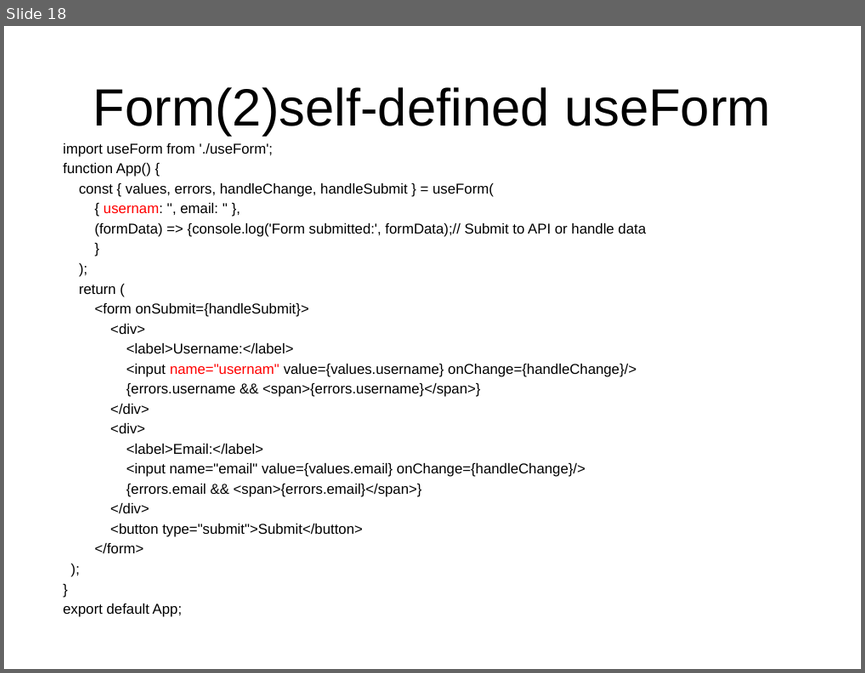
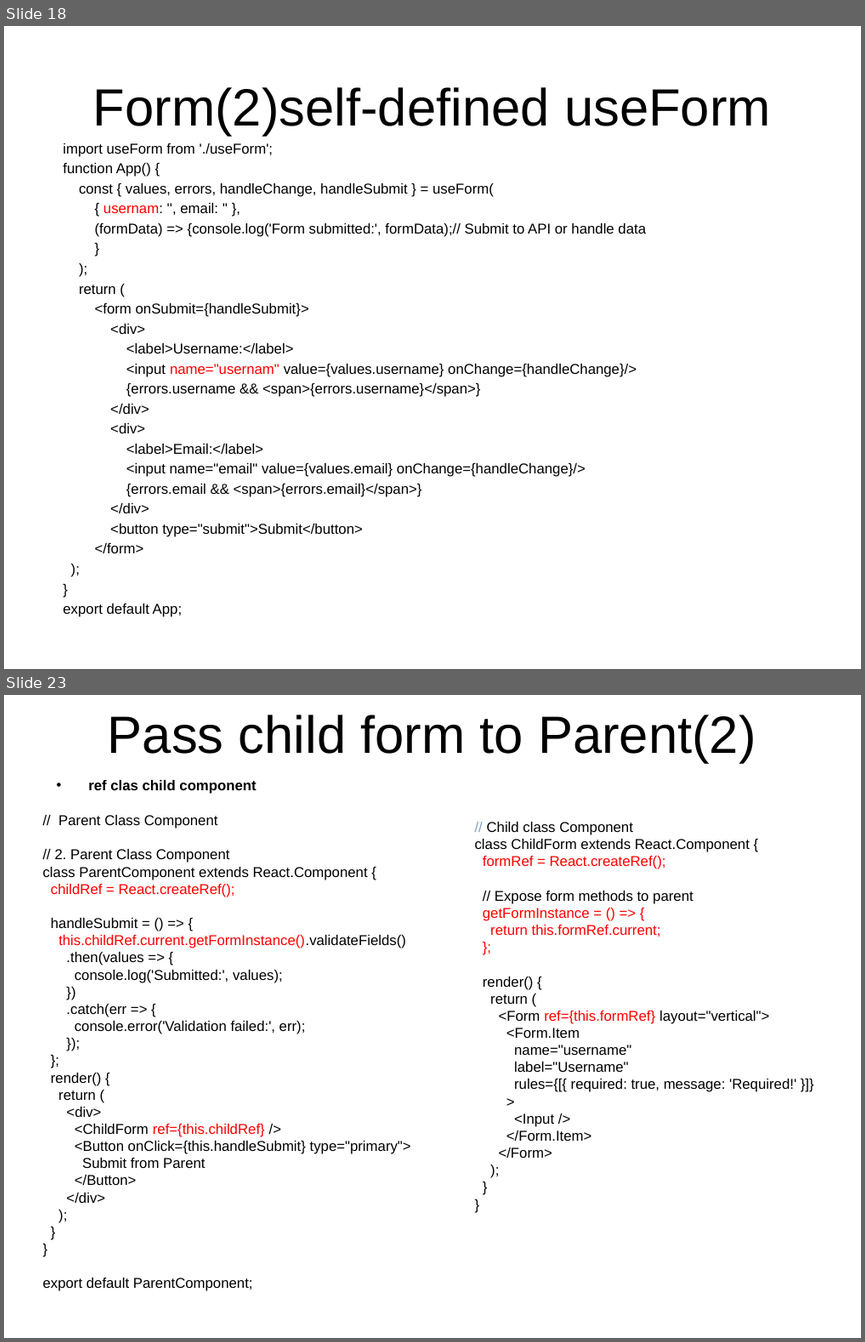
Before and after one commit to andywang2019/interview, a slide deck: lecture/lesson.pptx. Shown one above the other, each under a label of ours: slide 18 before the commit, slides 18 and 23 after it; the slides between them are not shown. The pictures are 865x673 and 865x1342 pixels, drawn with LibreOffice and Linux fonts; fonts in the diff are those of the drawing. Boxes give left, top, right and bottom in pixels: in the first picture for what was removed or moved away, otherwise in the second. Text is boxed around its words. In the diff, an @@ line names an element or a change of style, - is before the commit and + after.

```diff
--- a/lecture/lesson.pptx
+++ b/lecture/lesson.pptx
@@ slide 23 added at [4, 695, 861, 1338], background #FFFFFF @@
@@ title added at [108, 715, 756, 763], 44 pt, text #000000 @@
+Pass child form to Parent(2)
@@ text added at [88, 780, 256, 794], 12 pt, text #000000, bold @@
+• ref clas child component
@@ text added at [43, 815, 411, 1291], 12 pt, text #000000 @@
+// Parent Class Component
+// 2. Parent Class Component
+class ParentComponent extends React.Component {
+childRef = React.createRef();
+handleSubmit = () => {
+this.childRef.current.getFormInstance().validateFields()
+.then(values => {
+console.log('Submitted:', values);
+})
+.catch(err => {
+console.error('Validation failed:', err);
+});
+};
+render() {
+return (
+<div>
+<ChildForm ref={this.childRef} />
+<Button onClick={this.handleSubmit} type="primary">
+Submit from Parent
+</Button>
+</div>
+);
+}
+}
+export default ParentComponent;
@@ text added at [475, 822, 796, 1127], 12 pt, text #000000 @@
+// Child class Component
+class ChildForm extends React.Component {
+formRef = React.createRef();
+// Expose form methods to parent
+getFormInstance = () => {
+return this.formRef.current;
+};
+render() {
+return (
+<Form ref={this.formRef} layout="vertical">
+<Form.Item
+name="username"
+label="Username"
+rules={[{ required: true, message: 'Required!' }]}
+>
+<Input />
+</Form.Item>
+</Form>
+);
+}
+}
```
Also in this commit, not shown: 2 slides changed, 2 other slides added, 36 other files.
